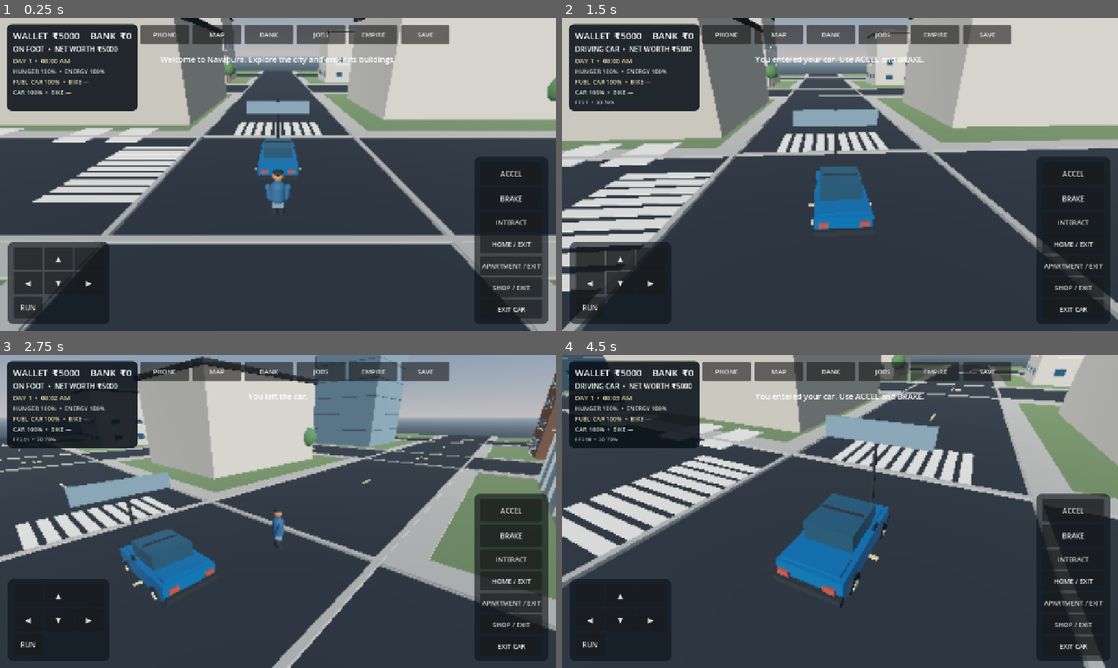
Above: before the commit, frames 1-4 (two rows, left to right).
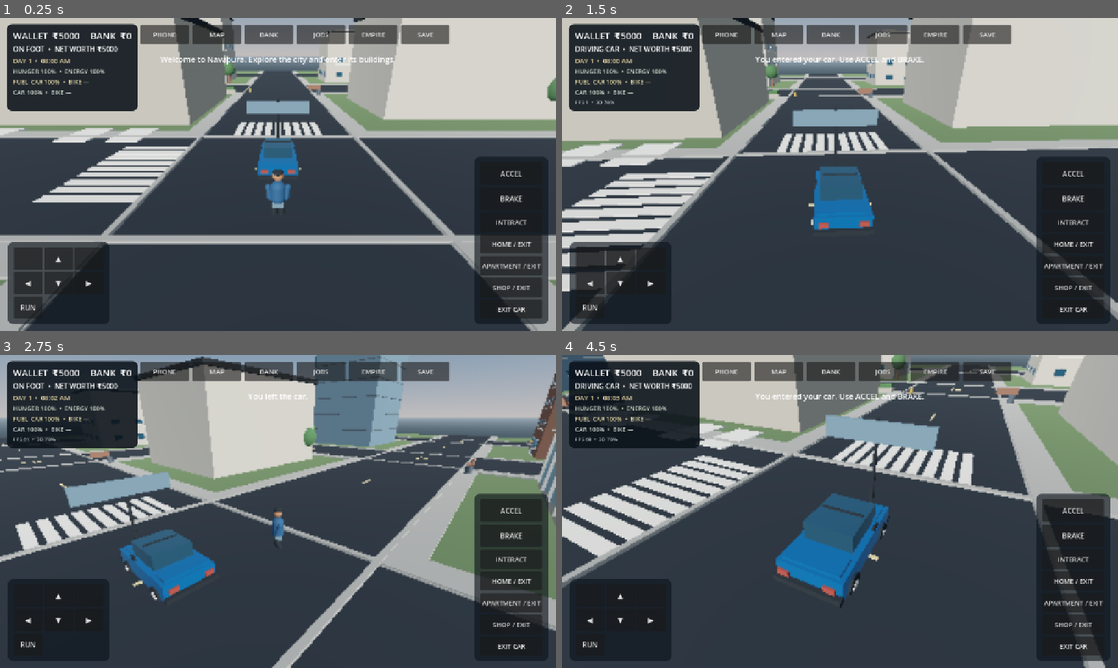
Above: after the commit, the same moments.

Repository: g82202773-coder/-blue-orbit-731
Game: Godot game, scene res://scenes/main.tscn
The game is run twice, just before and just after one commit, with the same random seed, the same clock (stepped at 60 frames per second) and the same inputs.
Inputs (mouse positions are in pixels of both pictures, inside the frame that each line leads up to):
- Up to frame 1 (0.25 s): no input
- Up to frame 2 (1.5 s): move the mouse to (962, 158) at 0.52 s; hold D (move_right) 0.53-1.25 s; tap E (interact) at 0.6 s; click (962, 158) at 0.67 s; drag from (728, 190) to (812, 237) at 1.27 s
- Up to frame 3 (2.75 s): move the mouse to (333, 442) at 2.02 s; hold D (move_right) from 2.03 s (still down); tap E (interact) at 2.1 s
- Up to frame 4 (4.5 s): release D (move_right) at 2.75 s; drag from (812, 574) to (673, 464) at 2.77 s; move the mouse to (1006, 558) at 3.52 s; hold A (move_left) 3.53-4.25 s; tap E (interact) at 3.6 s; drag from (673, 464) to (756, 433) at 4.27 s

The runs differ from the first frame. In frame 1, less than 0.1% of the frame differs, in the area x 40-58%, y 21-25%; in frame 2, 0.1%; in frame 3, 0.2%; in frame 4, 0.2%, in the area x 0-83%, y 8-18%.

Commit message:
Add bus shelters, benches, bins and landscaped mall forecourt

Diff:
--- a/scripts/main.gd
+++ b/scripts/main.gd
@@ -371,6 +371,7 @@
     _build_road_markings()
     _build_street_sign(Vector3(0.0, 0.0, -3.0), "NAVAPURA")
     _build_street_lights()
+    _build_street_furniture()
 
 func _build_city_landmarks() -> void:
     _build_mall(Vector3(-20.0, 0.0, -20.0))
@@ -640,6 +641,61 @@
     road_label.position = Vector3(0.0, 6.5, -5.4)
     road_label.pixel_size = 0.009
     station.add_child(road_label)
+
+func _build_street_furniture() -> void:
+    # Bus shelters with benches and route boards on two high-footfall streets.
+    var shelter_positions: Array[Vector3] = [Vector3(34.0, 0.0, -46.0), Vector3(-34.0, 0.0, 46.0)]
+    for shelter_index in range(shelter_positions.size()):
+        var shelter := Node3D.new()
+        shelter.name = "NavapuraBusStop"
+        shelter.position = shelter_positions[shelter_index]
+        add_child(shelter)
+        _box_mesh(shelter, Vector3(5.2, 0.16, 2.0), Vector3(0.0, 2.6, 0.0), mats["metal"], "BusShelterRoof")
+        _box_mesh(shelter, Vector3(0.12, 2.5, 1.8), Vector3(-2.5, 1.25, 0.0), mats["metal"], "BusShelterPost")
+        _box_mesh(shelter, Vector3(0.12, 2.5, 1.8), Vector3(2.5, 1.25, 0.0), mats["metal"], "BusShelterPost")
+        _box_mesh(shelter, Vector3(4.8, 1.8, 0.08), Vector3(0.0, 1.35, 0.85), mats["glass"], "BusShelterGlass")
+        _box_mesh(shelter, Vector3(3.2, 0.42, 0.72), Vector3(0.0, 0.55, -0.2), mats["blue"], "BusStopBench")
+        var route_sign := Label3D.new()
+        route_sign.text = "NAVAPURA BUS\nSTOP  05" if shelter_index == 0 else "NAVAPURA BUS\nSTOP  12"
+        route_sign.font_size = 23
+        route_sign.outline_size = 5
+        route_sign.modulate = Color("#fff0c9")
+        route_sign.position = Vector3(0.0, 2.25, -0.98)
+        route_sign.pixel_size = 0.009
+        shelter.add_child(route_sign)
+
+    # Benches, litter bins and planted islands soften the hard street grid.
+    for bench_position in [Vector3(-35.0, 0.0, -6.8), Vector3(35.0, 0.0, 6.8), Vector3(-6.8, 0.0, 35.0), Vector3(6.8, 0.0, -35.0)]:
+        _box_mesh(self, Vector3(2.4, 0.18, 0.65), bench_position + Vector3(0.0, 0.58, 0.0), mats["brick"], "StreetBenchSeat")
+        _box_mesh(self, Vector3(2.4, 0.72, 0.14), bench_position + Vector3(0.0, 0.92, 0.24), mats["brick"], "StreetBenchBack")
+        for leg_x in [-0.9, 0.9]:
+            _box_mesh(self, Vector3(0.12, 0.55, 0.12), bench_position + Vector3(leg_x, 0.28, 0.0), mats["dark"], "StreetBenchLeg")
+    for bin_position in [Vector3(-31.0, 0.0, -7.0), Vector3(31.0, 0.0, 7.0), Vector3(-7.0, 0.0, 31.0), Vector3(7.0, 0.0, -31.0)]:
+        var bin_mesh := CylinderMesh.new()
+        bin_mesh.top_radius = 0.32
+        bin_mesh.bottom_radius = 0.38
+        bin_mesh.height = 0.9
+        var bin := MeshInstance3D.new()
+        bin.name = "StreetLitterBin"
+        bin.mesh = bin_mesh
+        bin.position = bin_position + Vector3(0.0, 0.45, 0.0)
+        bin.material_override = mats["metal"]
+        add_child(bin)
+
+    # Landscaped mall forecourt planters and low bollards.
+    for planter_x in [-31.0, -9.0]:
+        _static_box(self, Vector3(2.8, 0.6, 1.8), Vector3(planter_x, 0.32, -33.5), mats["concrete"], "MallForecourtPlanter")
+        _box_mesh(self, Vector3(2.35, 0.48, 1.35), Vector3(planter_x, 0.88, -33.5), mats["green"], "PlanterShrubs")
+    for bollard_x in [-25.0, -15.0, -5.0]:
+        var bollard := MeshInstance3D.new()
+        var bollard_mesh := CylinderMesh.new()
+        bollard_mesh.top_radius = 0.12
+        bollard_mesh.bottom_radius = 0.16
+        bollard_mesh.height = 0.85
+        bollard.mesh = bollard_mesh
+        bollard.position = Vector3(bollard_x, 0.43, -33.5)
+        bollard.material_override = mats["yellow"]
+        add_child(bollard)
 
 func _build_home_property() -> void:
     var exterior := Node3D.new()
